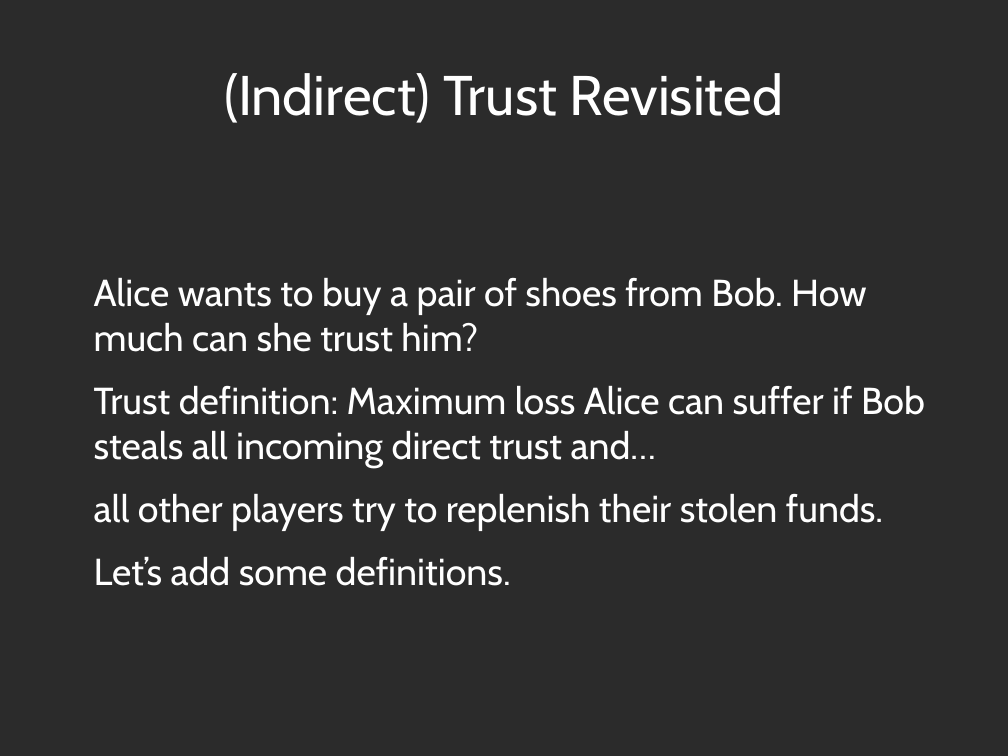
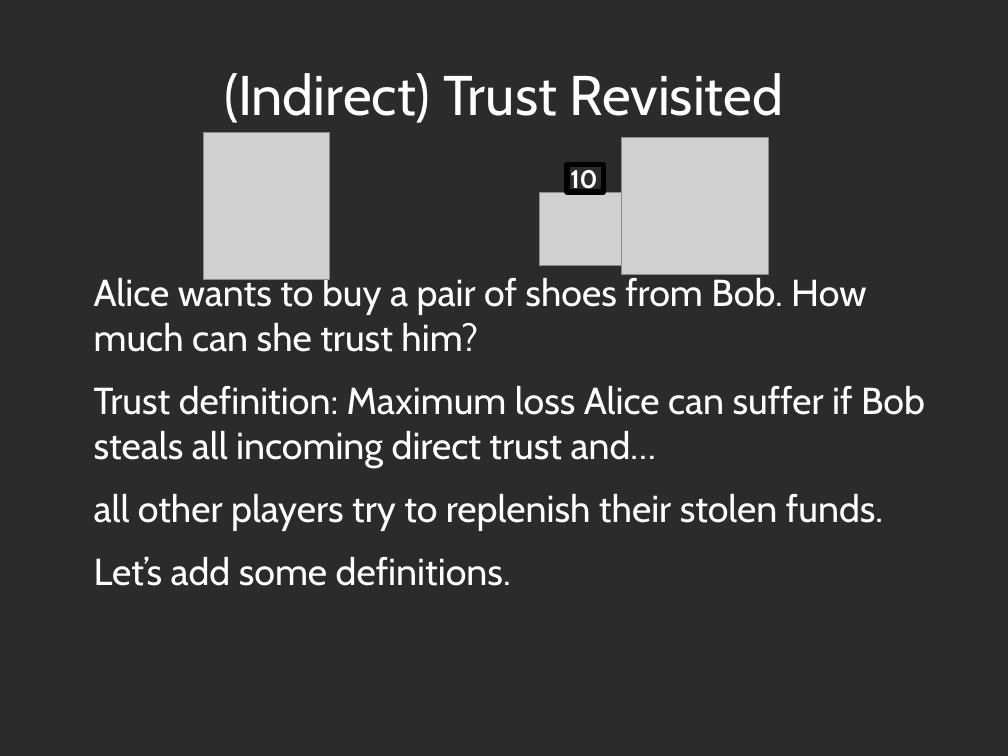
Before and after one commit to decrypto-org/TrustIsRisk, a slide deck: slide 13 of presentations/AtheCrypt10-1-2017/AtheCrypt10-1-2017.odp. Drawn at 1008x756 pixels with LibreOffice and Linux fonts; fonts in the diff are those of the drawing; grey boxes stand for pictures; background and template pictures are left out; a plain dark background stands for a picture behind light text. Boxes give left, top, right and bottom in pixels: in the first picture for what was removed or moved away, otherwise in the second. Text is boxed around its words. In the diff, an @@ line names an element or a change of style, - is before the commit and + after.

```diff
--- a/presentations/AtheCrypt10-1-2017/AtheCrypt10-1-2017.odp
+++ b/presentations/AtheCrypt10-1-2017/AtheCrypt10-1-2017.odp
@@ picture added at (203, 133, 329, 280) @@
@@ picture added at (622, 137, 768, 274) @@
@@ rectangle added at (567, 165, 604, 192), outline #000000 4.31 pt @@
@@ text added at (570, 170, 597, 194), 20 pt, text #FFFFFF, bold @@
+10
@@ picture added at (540, 192, 622, 265) @@
```
Also in this commit, not shown: 2 other slides changed, 1 slide added, 1 slide removed, 10 other files.
